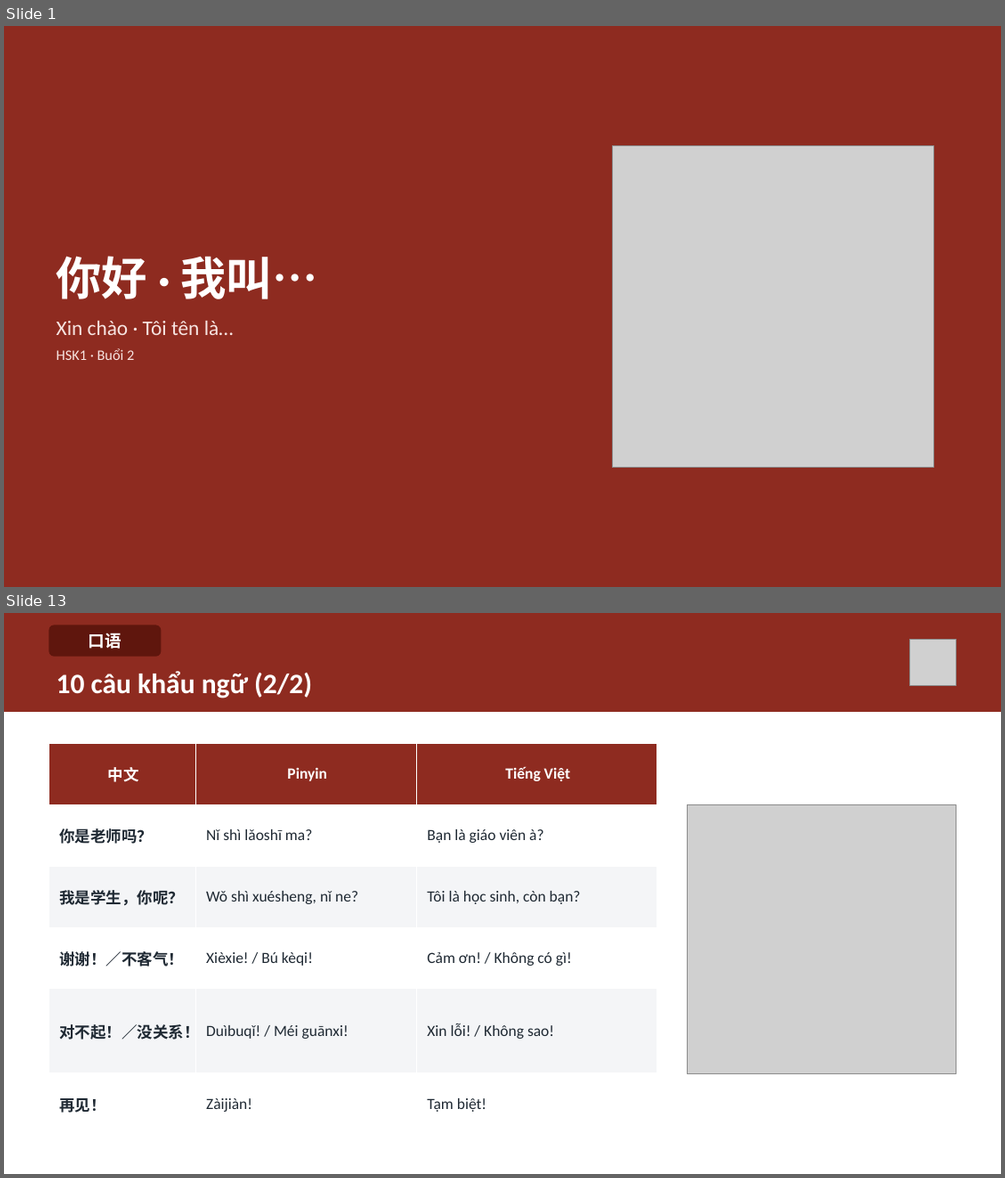
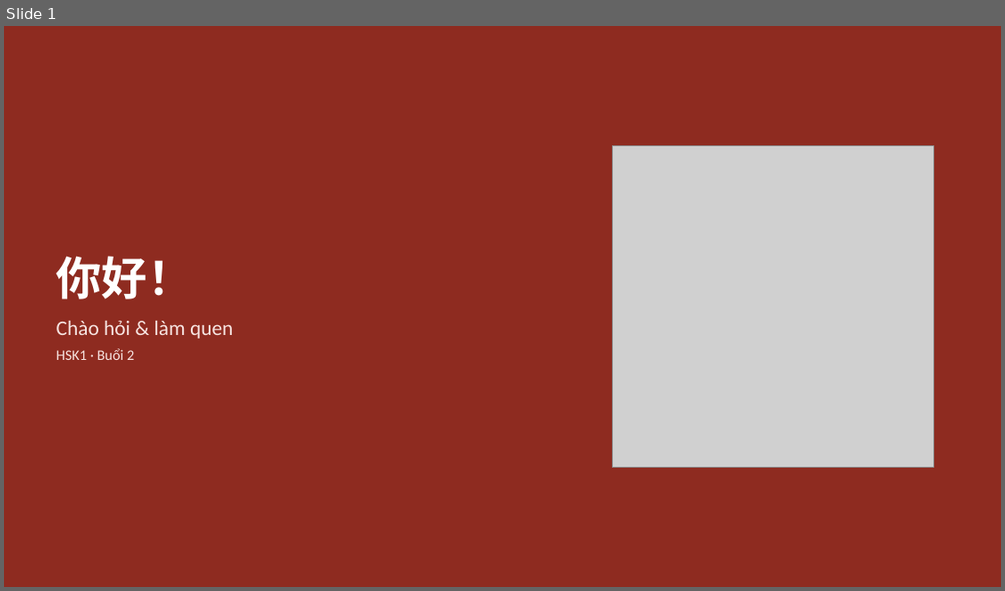
Before and after one commit to HuyenNguyen911/chinese-learning-os, a slide deck: output/hsk1/buoi02_chaohoi_lamquen/slide/Buoi-02-Chaohoi-Lamquen.pptx. Shown one above the other, each under a label of ours: slides 1 and 13 before the commit, slide 1 after it; the slides between them are not shown. The pictures are 1005x1178 and 1005x591 pixels, drawn with LibreOffice and Linux fonts; fonts in the diff are those of the drawing; grey boxes stand for pictures. Boxes give left, top, right and bottom in pixels: in the first picture for what was removed or moved away, otherwise in the second. Text is boxed around its words. In the diff, an @@ line names an element or a change of style, - is before the commit and + after.

```diff
--- a/output/hsk1/buoi02_chaohoi_lamquen/slide/Buoi-02-Chaohoi-Lamquen.pptx
+++ b/output/hsk1/buoi02_chaohoi_lamquen/slide/Buoi-02-Chaohoi-Lamquen.pptx
@@ slide 13 removed at [4, 613, 1001, 1174], background #FFFFFF @@
@@ rectangle removed at [4, 613, 1001, 712] @@
@@ rounded rectangle removed at [48, 625, 161, 657] @@
-口语
@@ picture removed at [909, 639, 956, 686] @@
@@ text removed at [57, 671, 312, 698] @@
-10 câu khẩu ngữ (2/2)
@@ table removed at [48, 743, 657, 1135], 6 rows, 3 columns @@
-中文 | Pinyin | Tiếng Việt
-你是老师吗？ | Nǐ shì lǎoshī ma? | Bạn là giáo viên à?
-我是学生，你呢？ | Wǒ shì xuésheng, nǐ ne? | Tôi là học sinh, còn bạn?
-谢谢！／不客气！ | Xièxie! / Bú kèqi! | Cảm ơn! / Không có gì!
-对不起！／没关系！ | Duìbuqǐ! / Méi guānxi! | Xin lỗi! / Không sao!
-再见！ | Zàijiàn! | Tạm biệt!
@@ picture removed at [687, 804, 956, 1074] @@
@@ slide 1 changed as well @@
@@ text at [57, 256, 233, 338]: text changed @@
-你好 · 我叫…
-Xin chào · Tôi tên là…
+你好！
+Chào hỏi & làm quen
```
Also in this commit, not shown: 4 other slides changed, 28 slides added, 13 other slides removed, 24 other files.
